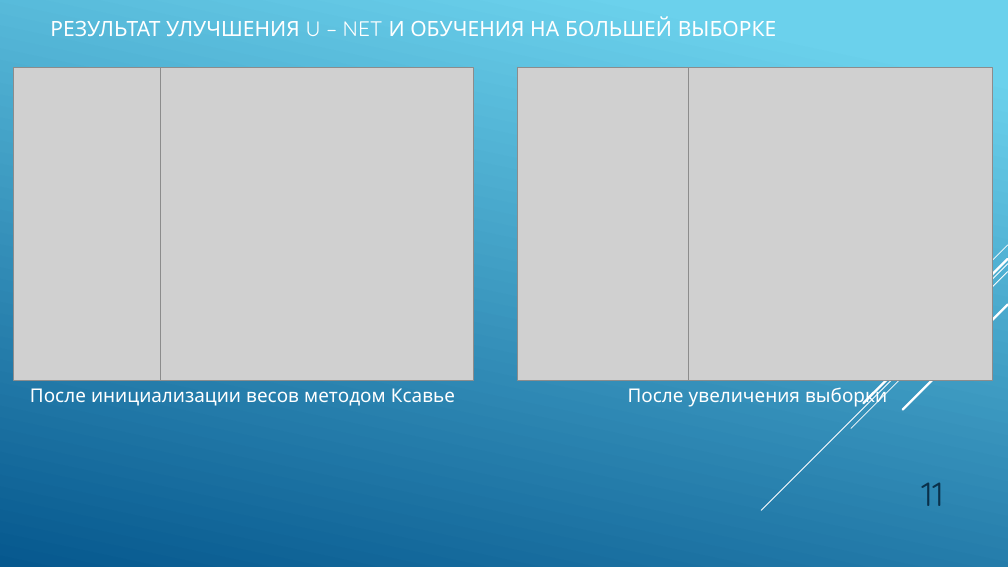
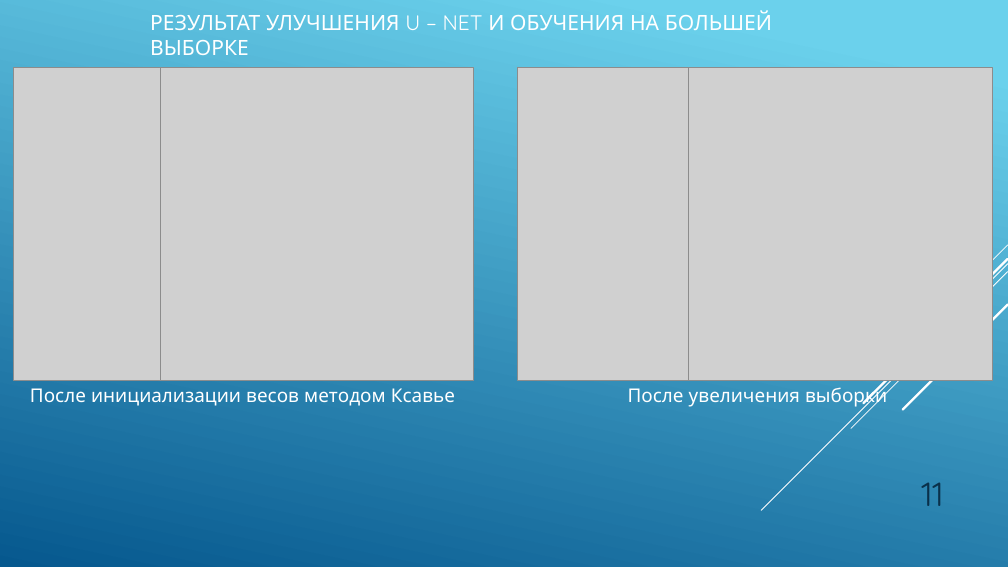
Before and after one commit to JacKira/Airbus_ship_detection, a slide deck: slide 11 of Отчет/ВКР презентация.pptx. Drawn at 1008x567 pixels with LibreOffice and Linux fonts; fonts in the diff are those of the drawing; grey boxes stand for pictures. Boxes give left, top, right and bottom in pixels: in the first picture for what was removed or moved away, otherwise in the second. Text is boxed around its words. In the diff, an @@ line names an element or a change of style, - is before the commit and + after.

```diff
--- a/Отчет/ВКР презентация.pptx
+++ b/Отчет/ВКР презентация.pptx
@@ title "РЕЗУЛЬТАТ УЛУЧШЕНИЯ U – NET ..." rewrapped from [50,16,776,36] to [150,10,772,55] @@
```
Also in this commit, not shown: 7 other slides changed, 4 slides added, 1 other file.
